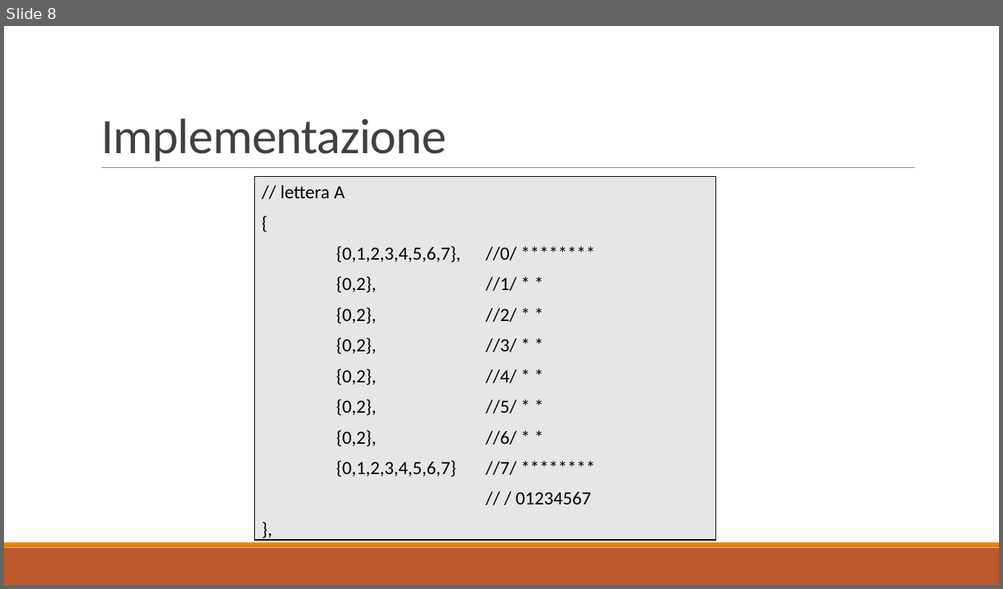
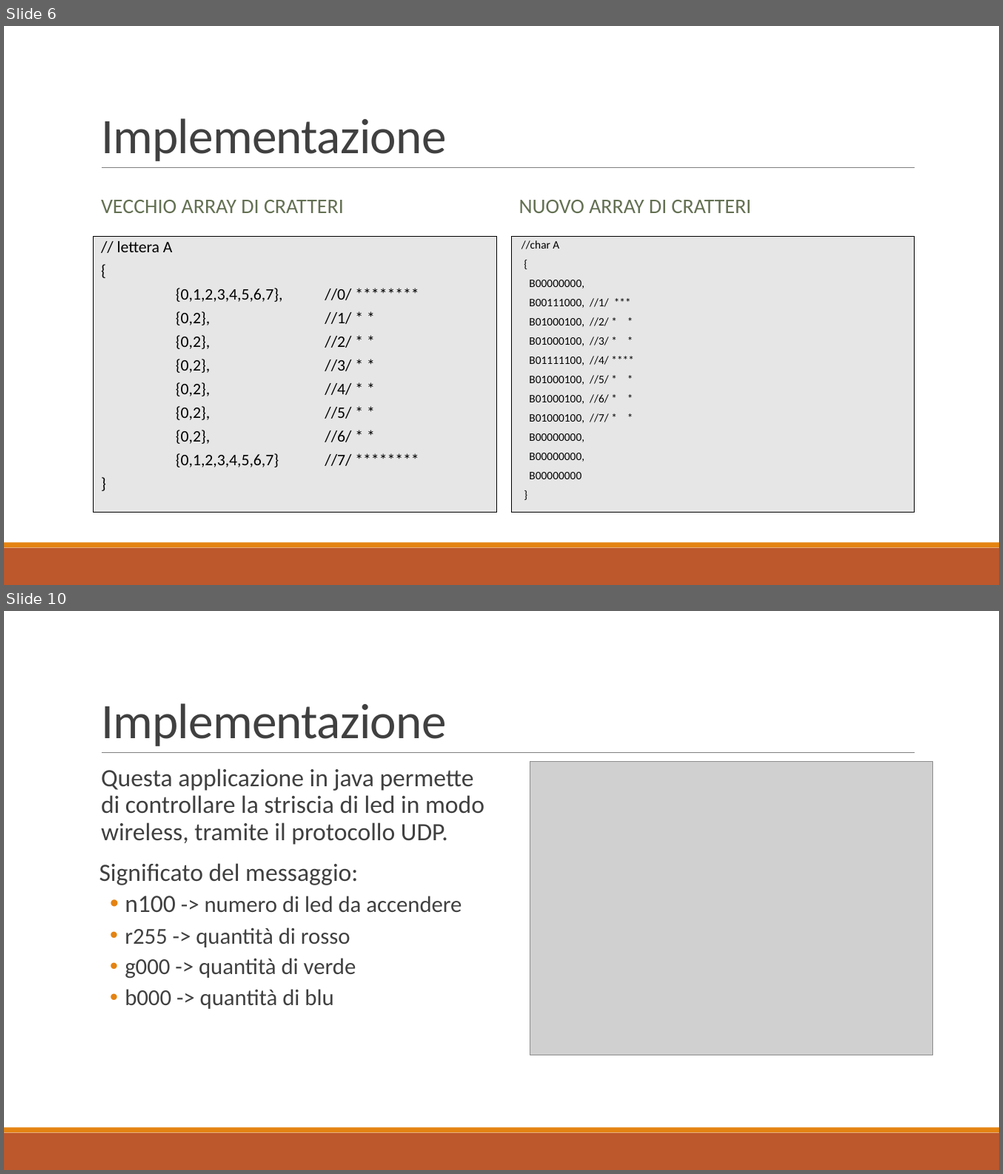
Before and after one commit to nemastojanovic/FanClock2, a slide deck: Documentazione/I3_PRESENTAZIONE_PROG3.pptx. Shown one above the other, each under a label of ours: slide 8 before the commit, slides 6 and 10 after it; the slides between them are not shown. The pictures are 1003x589 and 1003x1174 pixels, drawn with LibreOffice and Linux fonts; fonts in the diff are those of the drawing; grey boxes stand for pictures. Boxes give left, top, right and bottom in pixels: in the first picture for what was removed or moved away, otherwise in the second. Text is boxed around its words. In the diff, an @@ line names an element or a change of style, - is before the commit and + after.

```diff
--- a/Documentazione/I3_PRESENTAZIONE_PROG3.pptx
+++ b/Documentazione/I3_PRESENTAZIONE_PROG3.pptx
@@ slide 10 added at [4, 611, 999, 1170], background #FFFFFF; not listed: 3 template elements that a slide beside it also shows @@
@@ title added at [101, 703, 446, 746], 48 pt, text #404040 @@
+Implementazione
@@ picture added at [530, 762, 933, 1056] @@
@@ text added at [99, 769, 484, 1009], 24 pt, text #404040 @@
+  Questa applicazione in java permette di controllare la striscia di led in modo wireless, tramite il protocollo UDP.
+Significato del messaggio:
+  • n100 -> numero di led da accendere
+  • r255 -> quantità di rosso
+  • g000 -> quantità di verde
+  • b000 -> quantità di blu
@@ what was slide 8 is now slide 6 @@
@@ slide 6 changed as well @@
@@ text added at [101, 200, 344, 213], 20 pt, text #637052 @@
+VECCHIO ARRAY DI CRATTERI
@@ text added at [519, 200, 751, 213], 20 pt, text #637052 @@
+NUOVO ARRAY DI CRATTERI
@@ text "// lettera A": place and size @@
-text "// lettera A" at [254, 177, 716, 541]
+text "// lettera A" at [94, 236, 496, 511]
@@ text "// lettera A" at [94, 236, 496, 511]: rectangle to text @@
@@ text at [117, 241, 351, 468]: size 18 to 15.5 pt; line spacing 1 to 0.8 @@
@@ text added at [512, 236, 914, 511], fill #E7E6E6, outline #000000 0.75 pt, 11 pt, text #000000 @@
+//char A
+{
+B00000000,
+B00111000, //1/ ***
+B01000100, //2/ * *
+B01000100, //3/ * *
+B01111100, //4/ ****
+B01000100, //5/ * *
+B01000100, //6/ * *
+B01000100, //7/ * *
+B00000000,
+B00000000,
+B00000000
+}
@@ text at [515, 492, 591, 505]: text changed; size 18 to 15.5 pt @@
-// / 01234567
-},
+}
```
Also in this commit, not shown: 3 other slides changed, 9 other slides added, 12 slides removed.
